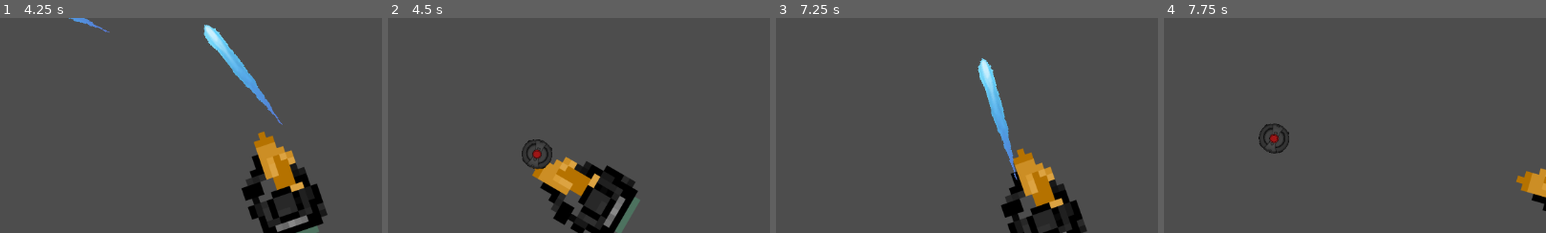
Above: before the commit, frames 1-4 (left to right).
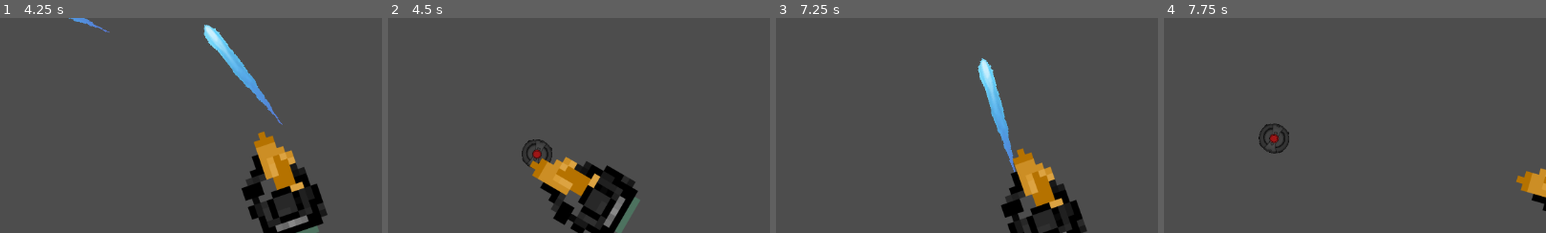
Above: after the commit, the same moments.

Repository: shafayatb/Godot-Basics-Shooter
Game: Godot game, scene res://scenes/levels/level.tscn
Same seed, same stepped clock (60 frames per second), same inputs: the game is played once before the commit and once after it.
Inputs (mouse positions are % of the whole screen's width and height, from its top left):
- Up to frame 1 (4.25 s): tap Enter at 0.5 s; move the mouse to (72, 45) at 0.52 s; hold Right (right) 0.53-1.28 s; hold Space (primary action) 0.53-1.28 s; move the mouse to (30, 55) at 1.27 s; hold S (down) 1.28-2.03 s; tap Ctrl (secondary action) at 1.35, 2.85 s; move the mouse to (60, 28) at 2.02 s; hold Right (right) 2.03-2.78 s; hold Space (primary action) 2.03-2.78 s; move the mouse to (45, 70) at 2.77 s; hold W (up) 2.78-3.53 s; move the mouse to (80, 65) at 3.52 s; hold A (left) from 3.53 s (still down); hold Space (primary action) from 3.53 s (still down)
- Up to frame 2 (4.5 s): keep holding A (left); move the mouse to (20, 35) at 4.27 s; release Space (primary action) at 4.28 s; tap Ctrl (secondary action) at 4.35 s
- Up to frame 3 (7.25 s): move the mouse to (55, 50) at 5.02 s; release A (left) at 5.03 s; hold S (down) 5.03-5.78 s; hold Space (primary action) 5.03-5.78 s; move the mouse to (35, 25) at 5.77 s; hold Right (right) 5.78-6.53 s; tap Ctrl (secondary action) at 5.85 s; move the mouse to (72, 45) at 6.52 s; hold W (up) from 6.53 s (still down); hold Space (primary action) from 6.53 s (still down)
- Up to frame 4 (7.75 s): move the mouse to (30, 55) at 7.27 s; release W (up) at 7.28 s; release Space (primary action) at 7.28 s; hold Right (right) from 7.28 s (still down); tap Ctrl (secondary action) at 7.35 s
The pictures show only the part of the screen within x 47-97%, y 50-100%; the shares and areas given below are measured in that part.

Frame 1 is identical in both runs. In frame 2, 0.2% of the frame differs, in the area x 37-43%, y 65-71%; in frame 3, less than 0.1%; in frame 4, nothing differs.

Commit message:
Change projectile hierarchy is level scene

Diff:
--- a/scenes/levels/level.tscn
+++ b/scenes/levels/level.tscn
@@ -10,10 +10,10 @@
 [node name="Gate" parent="." instance=ExtResource("2_803wm")]
 position = Vector2(579, 102)
 
+[node name="Projectiles" type="Node2D" parent="."]
+
 [node name="Player" parent="." instance=ExtResource("4_u7ebt")]
 position = Vector2(571, 590)
-
-[node name="Projectiles" type="Node2D" parent="."]
 
 [connection signal="player_entered_gate" from="Gate" to="." method="_on_gate_player_entered_gate"]
 [connection signal="granede" from="Player" to="." method="_on_player_granede"]
